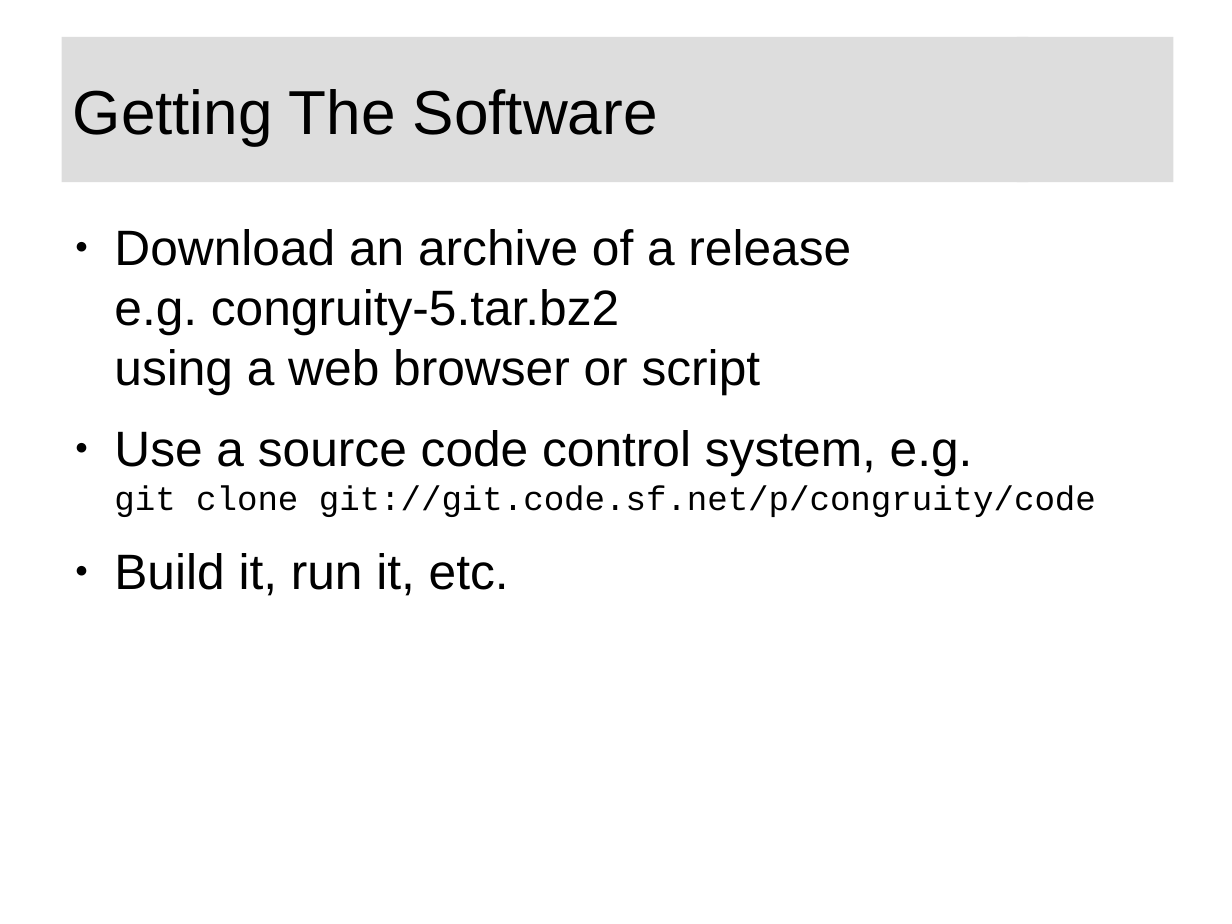
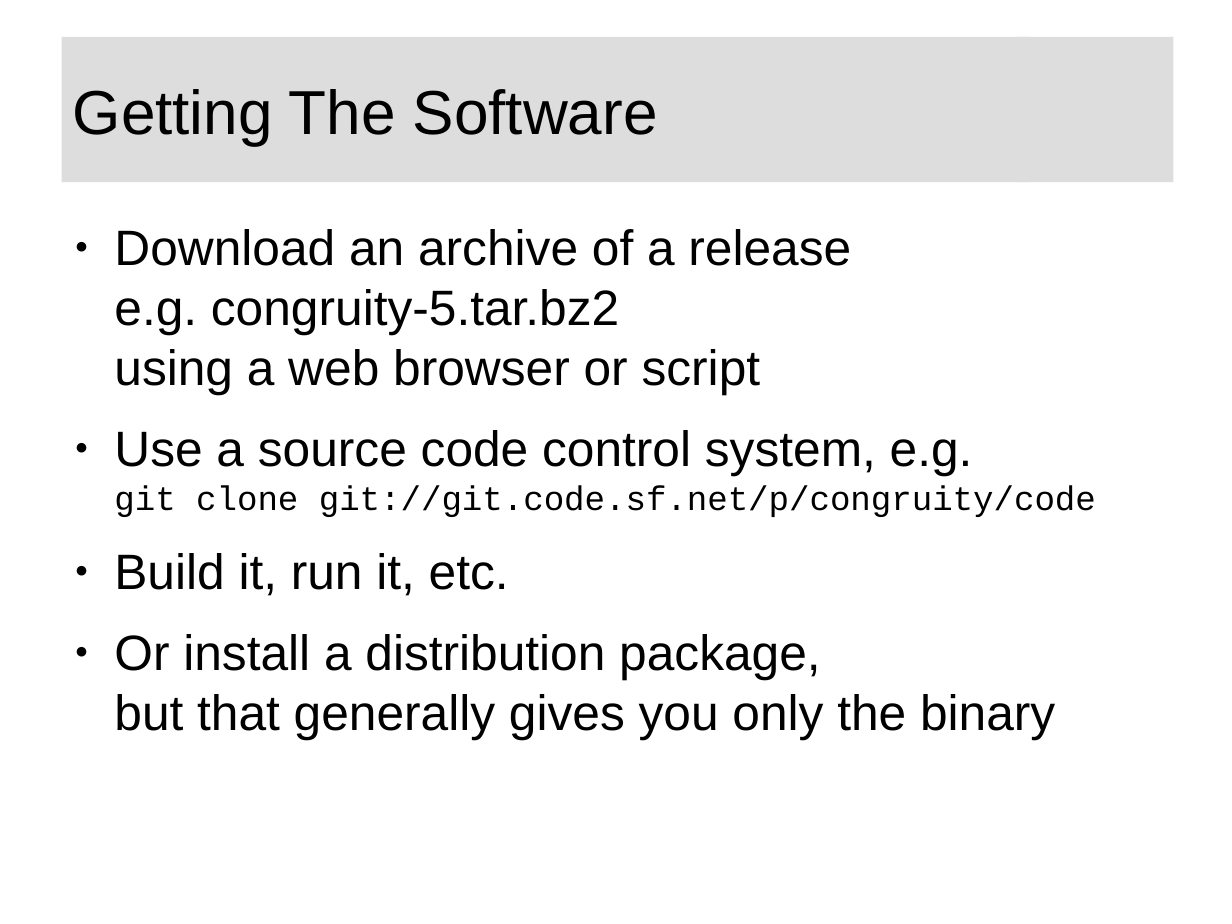
Before and after one commit to swarren/presentations, a slide deck: slide 8 of lcs-foss-intro/lcs-foss-intro.odp. Drawn at 1232x924 pixels with LibreOffice and Linux fonts; fonts in the diff are those of the drawing; background and template pictures are left out. Boxes give left, top, right and bottom in pixels: in the first picture for what was removed or moved away, otherwise in the second. Text is boxed around its words. In the diff, an @@ line names an element or a change of style, - is before the commit and + after.

```diff
--- a/lcs-foss-intro/lcs-foss-intro.odp
+++ b/lcs-foss-intro/lcs-foss-intro.odp
@@ text at (x1=114, y1=634, x2=1055, y2=740): paragraph added @@
+● Or install a distribution package,
+  but that generally gives you only the binary
```
Also in this commit, not shown: 6 other slides changed, 2 slides added, 1 other file.
